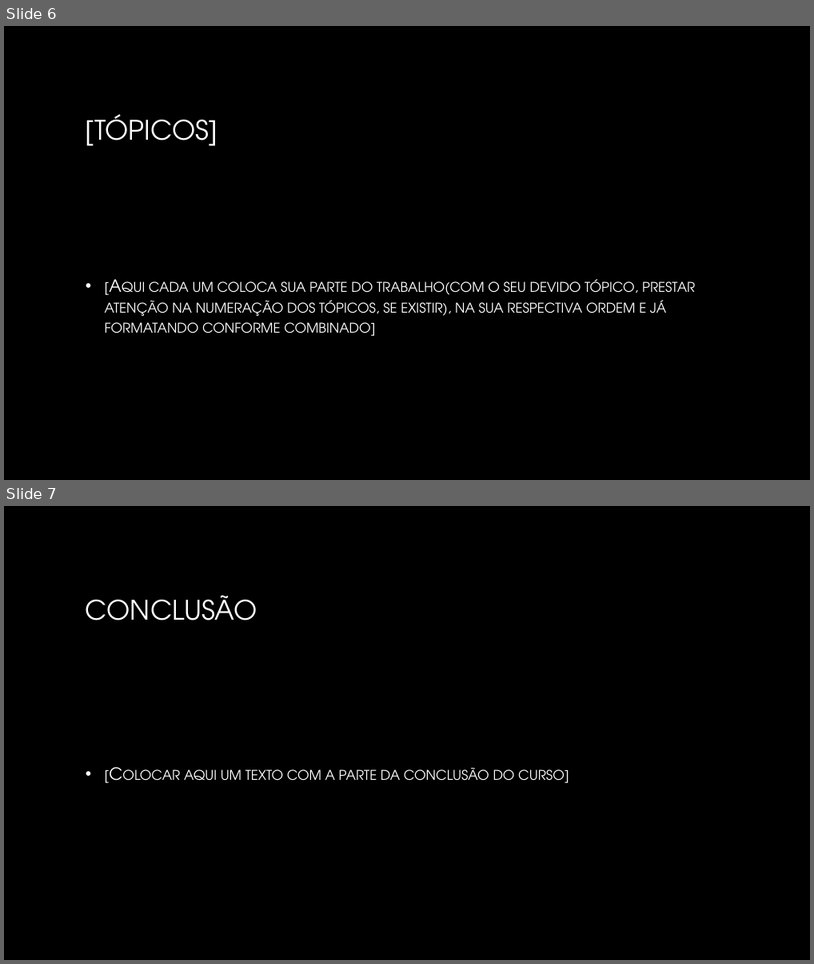
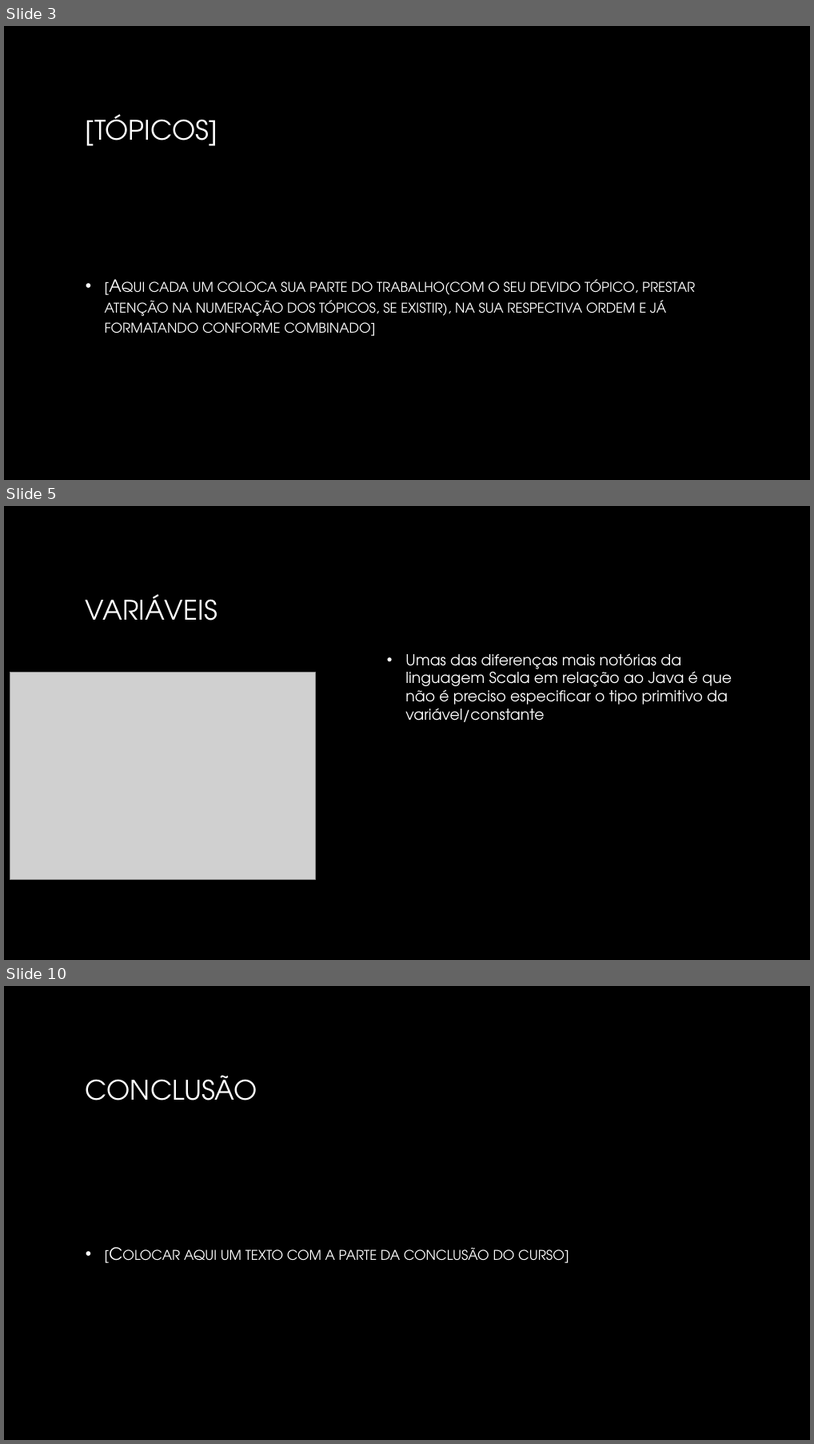
Before and after one commit to fmassaretto/trabalhoScala, a slide deck: Curso de Introdução à linguagem Scala.pptx. Shown one above the other, each under a label of ours: slides 6 and 7 before the commit, slides 3, 5 and 10 after it; the slides between them are not shown. The pictures are 814x964 and 814x1444 pixels, drawn with LibreOffice and Linux fonts; fonts in the diff are those of the drawing; grey boxes stand for pictures; background and template pictures are left out. Boxes give left, top, right and bottom in pixels: in the first picture for what was removed or moved away, otherwise in the second. Text is boxed around its words. In the diff, an @@ line names an element or a change of style, - is before the commit and + after.

```diff
--- a/Curso de Introdução à linguagem Scala.pptx
+++ b/Curso de Introdução à linguagem Scala.pptx
@@ slide 5 added at bbox=[4, 506, 810, 960], background picture (left out) @@
@@ title added at bbox=[86, 594, 218, 620], 32 pt, text gradient #FFFFFF to #A6A6A6 @@
+VARIÁVEIS
@@ picture added at bbox=[10, 672, 315, 880] @@
@@ text added at bbox=[406, 653, 732, 722], 18 pt, text #FFFFFF @@
+• Umas das diferenças mais notórias da linguagem Scala em relação ao Java é que não é preciso especificar o tipo primitivo da variável/constante
@@ what was slide 6 is now slide 3 @@
@@ what was slide 7 is now slide 10 @@
```
Also in this commit, not shown: 5 other slides added, 3 slides removed.
